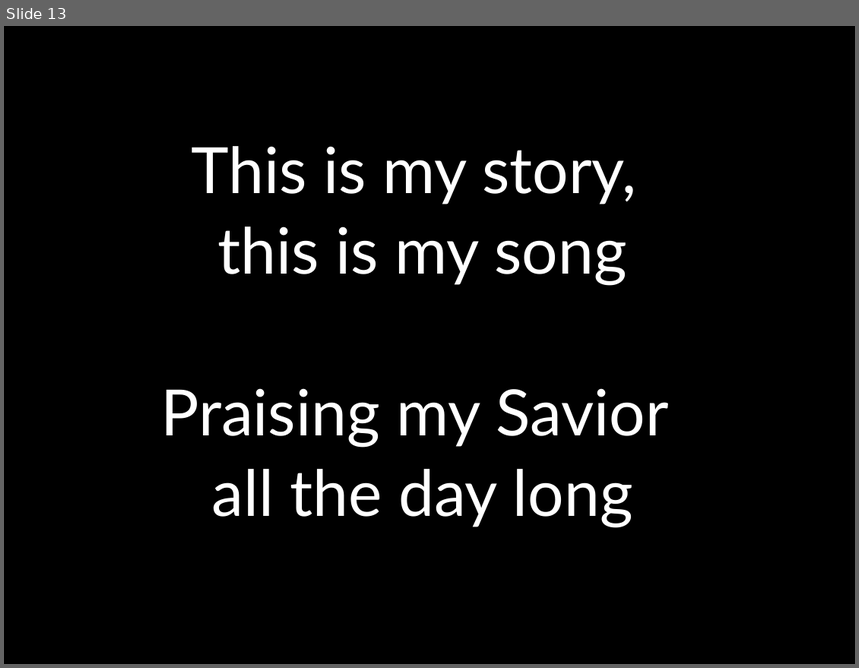
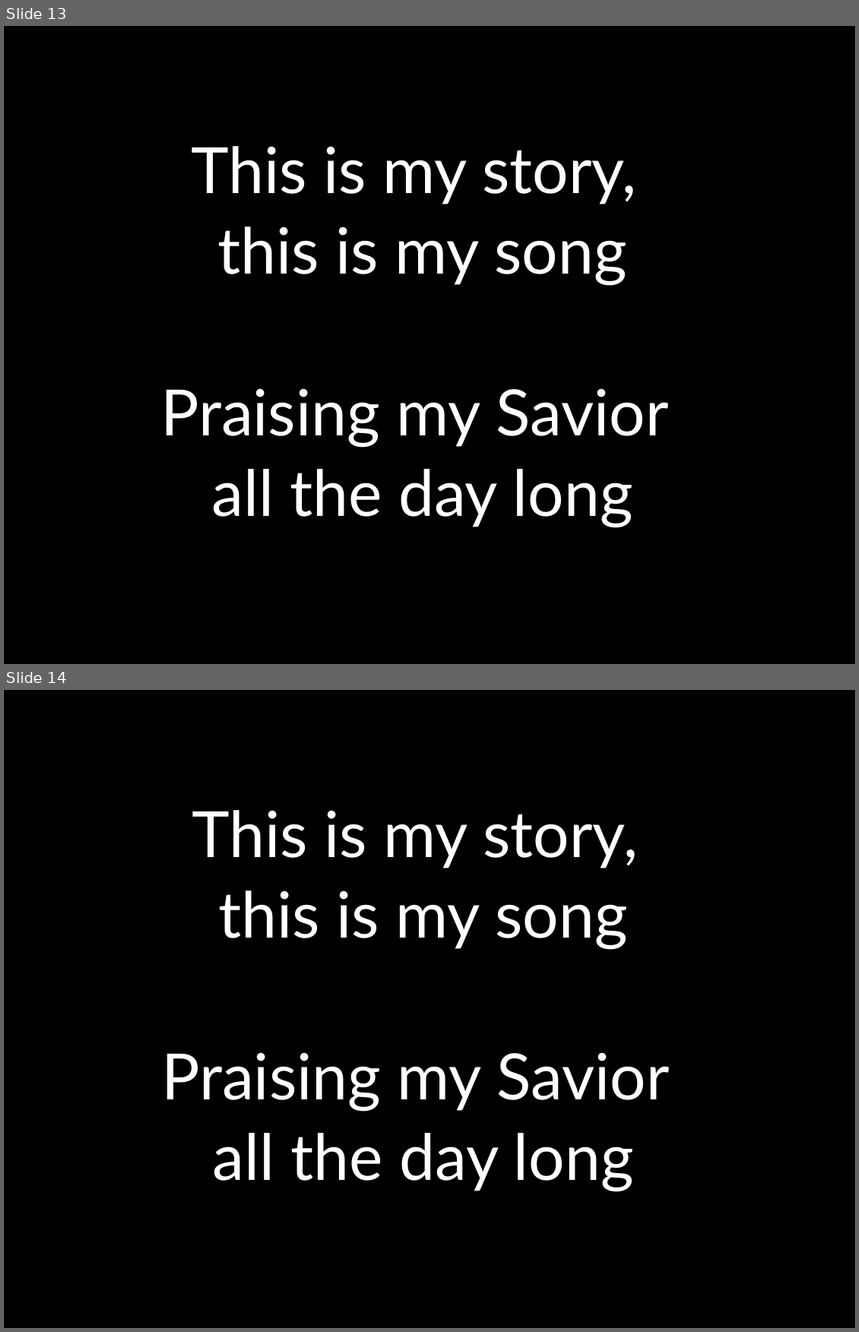
Before and after one commit to kendall412/worship, a slide deck: Blessed Assurance.pptx. Shown one above the other, each under a label of ours: slide 13 before the commit, slides 13 and 14 after it. The pictures are 859x668 and 859x1332 pixels, drawn with LibreOffice and Linux fonts; fonts in the diff are those of the drawing. Boxes give left, top, right and bottom in pixels: in the first picture for what was removed or moved away, otherwise in the second. Text is boxed around its words. In the diff, an @@ line names an element or a change of style, - is before the commit and + after.

```diff
--- a/Blessed Assurance.pptx
+++ b/Blessed Assurance.pptx
@@ slide 14 added at (x1=4, y1=690, x2=855, y2=1328), background #000000 @@
@@ subtitle added at (x1=162, y1=810, x2=670, y2=1192), 54 pt, text #FFFFFF @@
+This is my story,
+this is my song
+Praising my Savior
+all the day long
```
Also in this commit, not shown: 1 other slide added, 14 other files.
